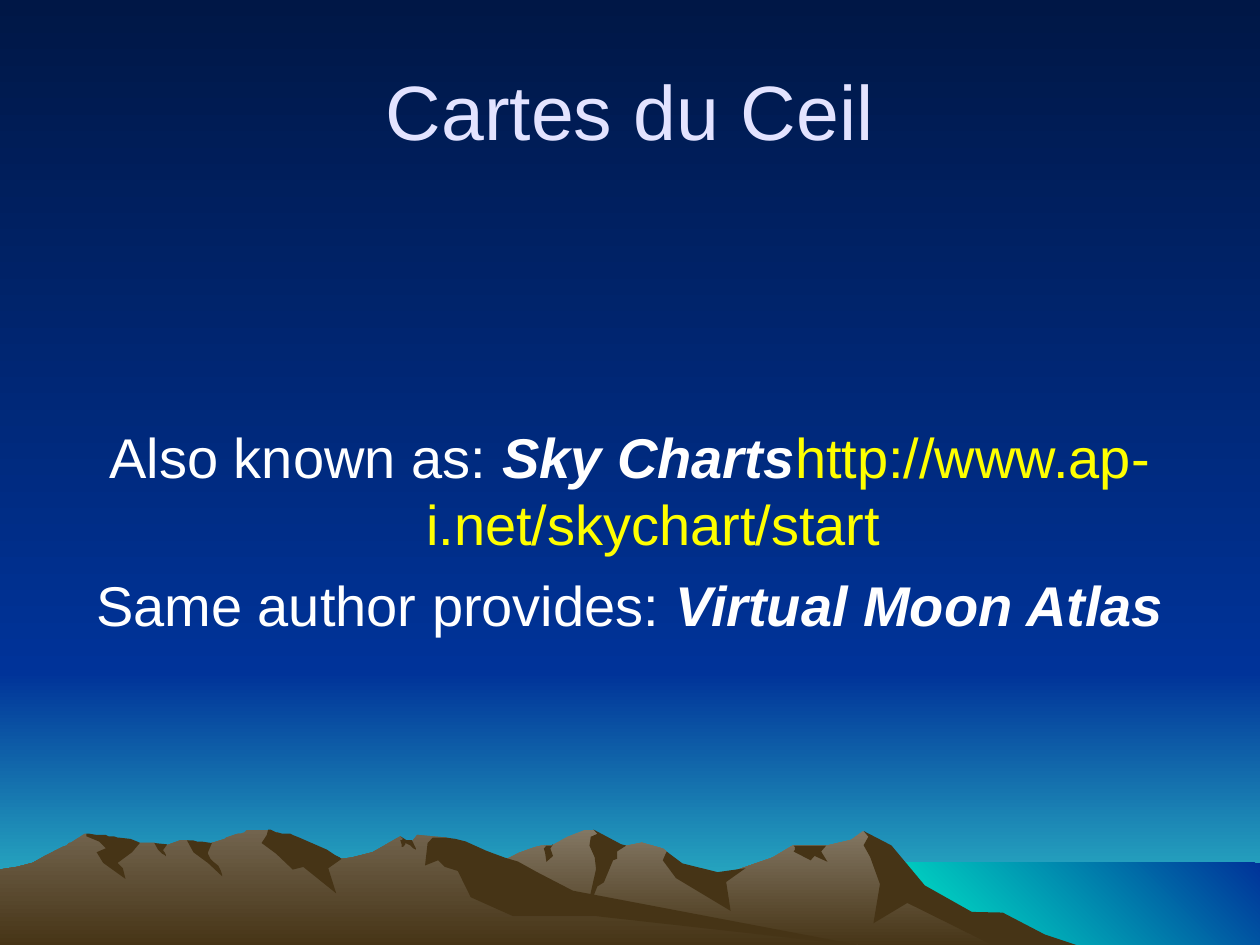
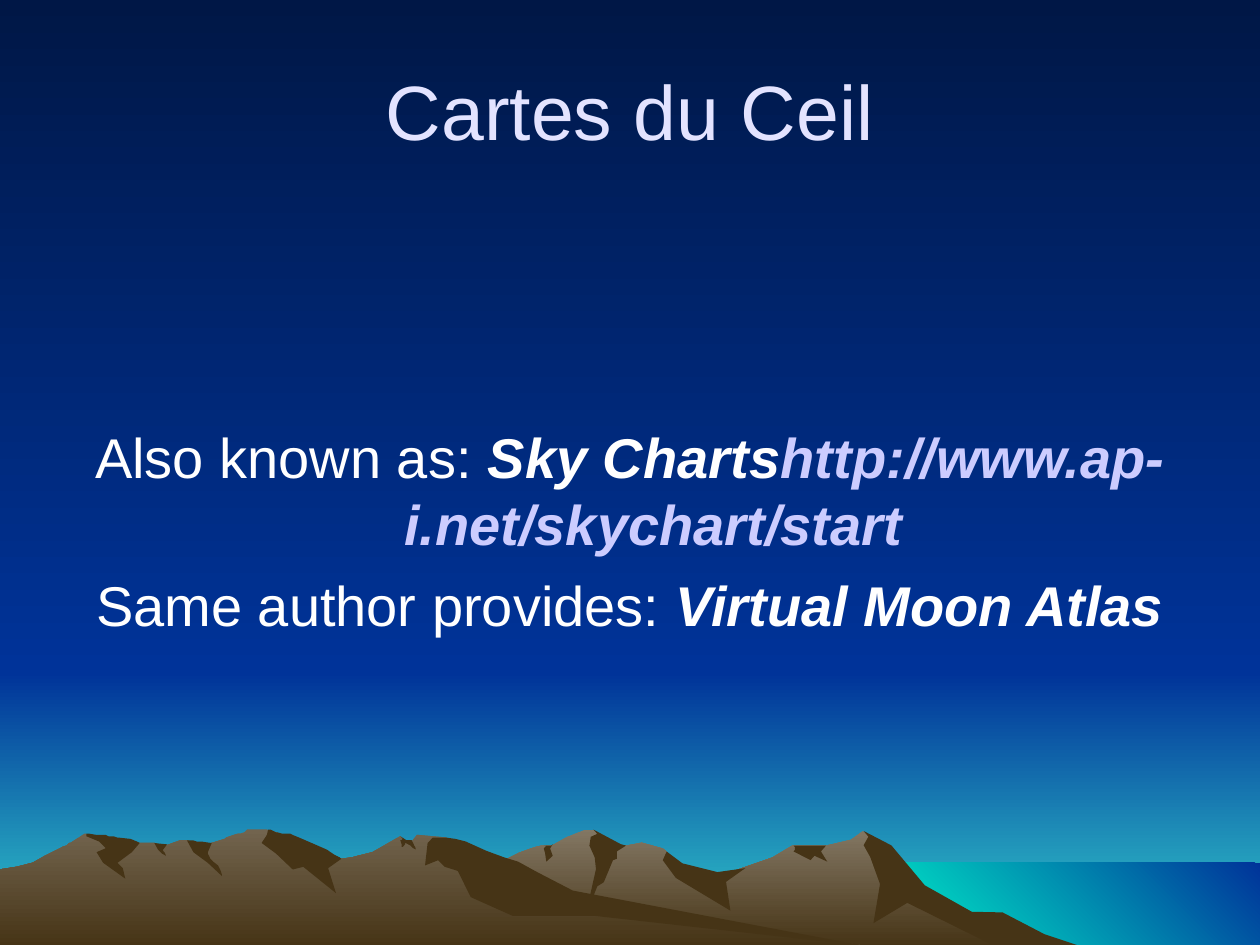
Before and after one commit to ForrestErickson/Asterisms_and_Constelations, a slide deck: slide 6 of Asterisms_and_Constelations.ppt. Drawn at 1260x945 pixels with LibreOffice and Linux fonts; fonts in the diff are those of the drawing. Boxes give left, top, right and bottom in pixels: in the first picture for what was removed or moved away, otherwise in the second. Text is boxed around its words. In the diff, an @@ line names an element or a change of style, - is before the commit and + after.

```diff
--- a/Asterisms_and_Constelations.ppt
+++ b/Asterisms_and_Constelations.ppt
@@ subtitle "Also known as: Sky Chartshttp://www.ap-i.net/skychart/start" at (x1=95, y1=437, x2=1164, y2=637): text colour #FFFF00 to #CCCCFF, bold on, italic on in "Chartshttp://www.ap-i.net/skychart/start"; indent changed @@
```
Also in this commit, not shown: 15 other slides changed, 4 slides removed.
